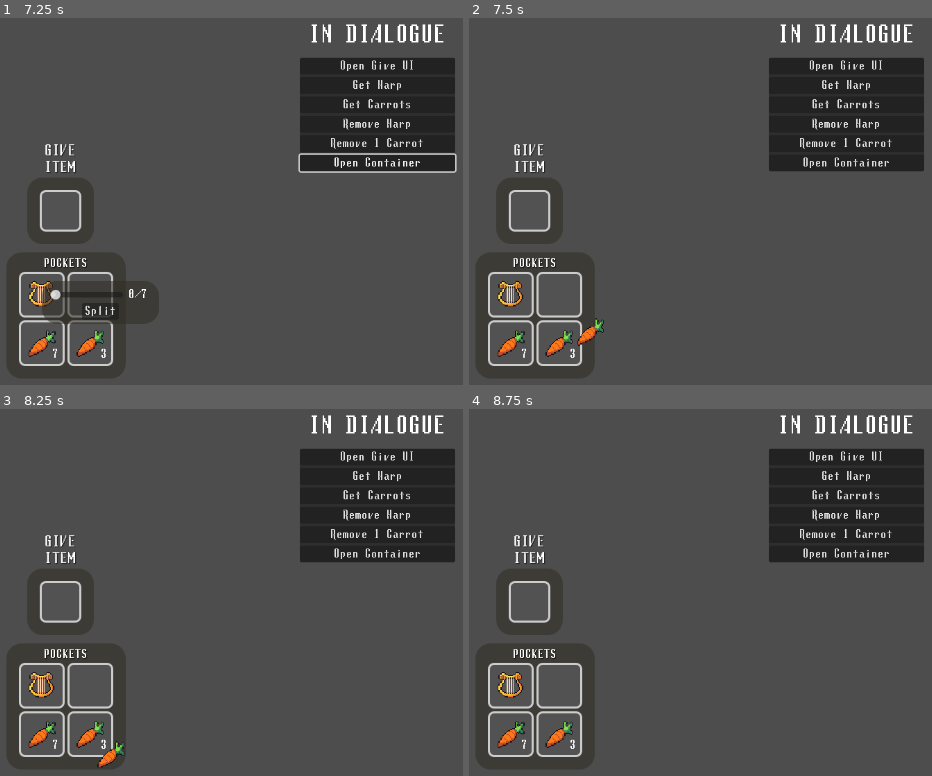
Above: before the commit, frames 1-4 (two rows, left to right).
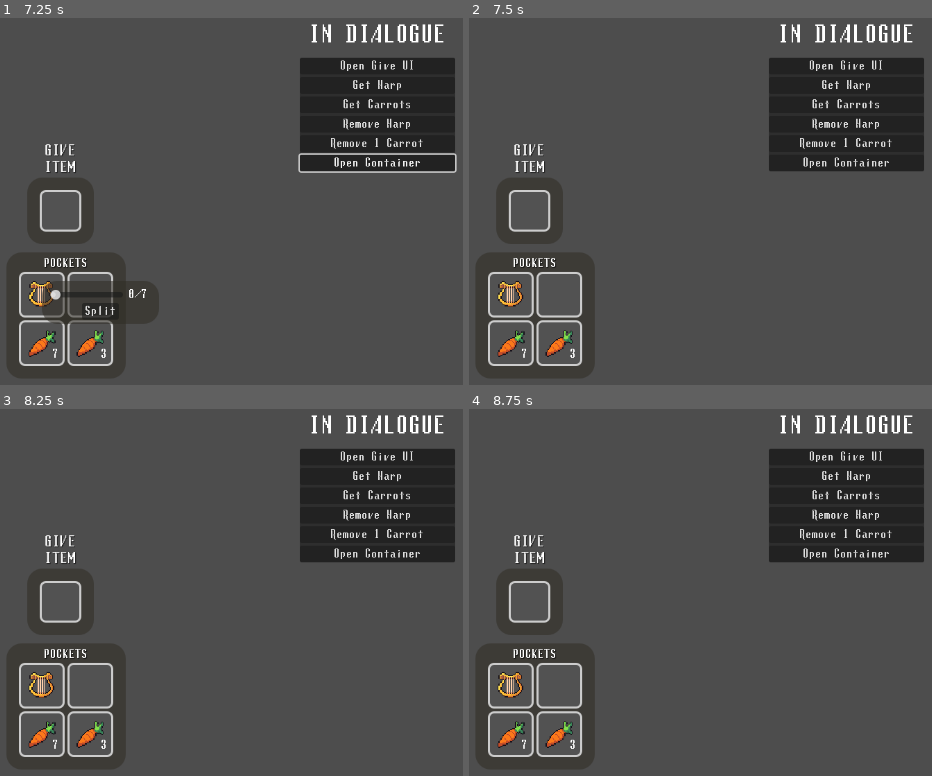
Above: after the commit, the same moments.

Repository: hamgoblin45/Fascism-Sim
Game: Godot game, scene res://Interface/inventory_ui.tscn
Two runs of this game, one before a commit and one after it. Both use one fixed random seed, a clock stepped at 60 frames per second and the inputs below.
Inputs (mouse positions are in pixels of both pictures, inside the frame that each line leads up to):
- Up to frame 1 (7.25 s): click "Open Give UI" at 0.5 s; click "Get Harp" at 1.25 s; click "Get Carrots" at 2 s; click "Remove Harp" at 2.75 s; click "Remove 1 Carrot" at 3.5 s; click "Open Container" at 4.25 s; tap Enter at 5, 6.5 s; move the mouse to (41, 293) at 5.02 s; hold Shift (shift) 5.03-5.78 s; click (41, 293) at 5.1 s; tap Space at 5.75 s; move the mouse to (92, 293) at 5.77 s; hold Escape (back) 5.78-6.53 s; tap Shift (shift) at 5.85 s; click (92, 293) at 6.05 s; move the mouse to (41, 344) at 6.52 s; hold Shift (shift) from 6.53 s (still down); click (41, 344) at 6.6 s
- Up to frame 2 (7.5 s): release Shift (shift) at 7.25 s; click "Split" at 7.25 s
- Up to frame 3 (8.25 s): tap Space at 8 s; move the mouse to (92, 735) at 8.02 s; tap Shift (shift) at 8.1 s
- Up to frame 4 (8.75 s): click (561, 735) at 8.3 s

Frame 1 is identical in both runs. In frame 2, 0.2% of the frame differs, in the area x 23-30%, y 81-90%; in frame 3, 0.2%; in frame 4, nothing differs.

Commit message:
Splitting works!

Diff:
--- a/fasc-sim-inventory-ui/Interface/inventory_slot_ui.gd
+++ b/fasc-sim-inventory-ui/Interface/inventory_slot_ui.gd
@@ -6,9 +6,8 @@
 @onready var quantity: Label = %Quantity
 
 func _ready() -> void:
-	EventBus.removing_item_from_inventory.connect(clear_slot_data)
-	EventBus.splitting_item_stack.connect(_stack_split)
-
+	#EventBus.splitting_item_stack.connect(_stack_split)
+	EventBus.inventory_item_updated.connect(_on_item_updated)
 
 func set_slot_data(new_slot_data: InventorySlotData):
 	slot_data = new_slot_data
@@ -27,35 +26,53 @@
 		quantity.hide()
 	EventBus.inventory_item_updated.emit(slot_data)
 
+func _on_item_updated(updated_slot_data: InventorySlotData):
+	# Only updates if slot is actually changed
+	if updated_slot_data == slot_data:
+		if slot_data == null or slot_data.item_data == null:
+			clear_visuals()
+		else:
+			_update_visuals()
+
+func _update_visuals():
+	item_texture.show()
+	item_texture.texture = slot_data.item_data.texture
+	if slot_data.quantity > 1 and slot_data.item_data.stackable:
+		quantity.show()
+		quantity.text = str(slot_data.quantity)
+	else:
+		quantity.hide()
+
+func clear_visuals():
+	item_texture.hide()
+	quantity.hide()
+	tooltip_text = ""
+
 
 func clear_slot_data(slot: InventorySlotData):
-	if !slot or !slot_data: return
-	if slot.item_data and slot_data.item_data and slot == slot_data:
-		print("Clear slot run on InventorySlotUI. Slot: %s" % slot)
-		slot_data = null
-		item_texture.hide()
-		quantity.hide()
-		EventBus.inventory_item_updated.emit(slot_data)
+	if slot and slot != slot_data: return # Verify this slot is the right one
 
-func _stack_split(result_slot: InventorySlotData, orig_slot: InventorySlotData):
-	if orig_slot != slot_data: return
-	print("Change quantity called on inv_slot_ui. New slot: %s, Orig Slot: %s" % [result_slot, orig_slot])
+	print("Clear slot run on InventorySlotUI. Slot: %s" % slot)
+	item_texture.texture = null
+	slot_data = null
+	clear_visuals()
+
+	EventBus.inventory_item_updated.emit(null)
+
+
+func _stack_split(result_slot: InventorySlotData, amount: int):
+	#print("Change quantity called on inv_slot_ui. New slot: %s, Orig Slot: %s" % [result_slot, orig_slot])
 	if slot_data.quantity > 1 and slot_data.item_data.stackable:
 		quantity.show()
 		quantity.text = str(slot_data.quantity)
 	elif slot_data.quantity <= 0:
 		clear_slot_data(slot_data)
-	set_slot_data(orig_slot)
 	EventBus.inventory_item_updated.emit(slot_data)
 
 
 func _on_gui_input(event: InputEvent) -> void:
 	if event is InputEventMouseButton and event.is_pressed():
-		#print("Inv slot clicked")
 		if event.button_index == MOUSE_BUTTON_LEFT:
-			#if Input.is_action_pressed("")
-			#print("left click")
 			EventBus.inventory_interacted.emit(self, slot_data, "click")
 		if event.button_index == MOUSE_BUTTON_RIGHT:
-			#print("right click")
 			EventBus.inventory_interacted.emit(self, slot_data, "r_click")
--- a/fasc-sim-inventory-ui/Interface/inventory_ui.gd
+++ b/fasc-sim-inventory-ui/Interface/inventory_ui.gd
@@ -15,6 +15,9 @@
 @onready var grabbed_item_texture: TextureRect = %GrabbedItemTexture
 @onready var grabbed_quantity: Label = %GrabbedQuantity
 @onready var grab_timer: Timer = %GrabTimer
+
+var pending_grab_slot_ui: PanelContainer = null
+var pending_grab_slot_data: InventorySlotData = null
 
 @onready var item_context_ui: PanelContainer = %ItemContextUI
 
@@ -47,46 +50,22 @@
 		"click":
 			print("Click from %s received by inventoryUI" % slot)
 			if grabbed_slot_data:
-				if grabbed_slot_data.item_data.id and slot_data.item_data.id and slot_data.item_data.stackable:
-					# Check for mergability
-					var space_left = slot_data.item_data.max_stack_size - slot_data.quantity
-					if space_left > 0:
-						var amount_to_move = min(grabbed_slot_data.quantity, space_left)
-						slot_data.quantity += amount_to_move
-						grabbed_slot_data.quantity -= amount_to_move
-
-						if grabbed_slot_data.quantity <= 0:
-							_clear_grabbed_slot()
-						else:
-							_set_grabbed_slot()
-
-						slot.set_slot_data(slot_data)
-						print("Item merge success")
+				_handle_drop_or_merge(slot, slot_data)
+			else:
+				if slot_data and slot_data.item_data:
+					if Input.is_action_pressed("shift"):
+						EventBus.open_split_stack_ui.emit(slot_data)
 						return
 
-					#if grabbed_slot_data != slot_data:
-						#print("Trying to merge grabbed slot with existing slot")
-						#if grabbed_slot_data.item_data == slot_data.item_data and slot_data.item_data.stackable:
-							#slot_data.quantity += grabbed_slot_data.quantity
-							#_clear_grabbed_slot()
-							#
-						#else:
-							#var sd = grabbed_slot_data
-							#grabbed_slot_data = slot_data
-							#slot_data = sd
-							#_set_grabbed_slot()
-						#slot.set_slot_data(slot_data)
-					#
-				#else:
-					#slot.set_slot_data(grabbed_slot_data)
-					#_clear_grabbed_slot()
-
-			else:
-				if Input.is_action_pressed("shift"):
-					EventBus.open_split_stack_ui.emit(slot_data)
-					return
-				grabbed_slot_data = slot_data
-				grab_timer.start()
+					# START GRAB PROCESS
+					pending_grab_slot_data = slot_data
+					pending_grab_slot_ui = slot
+					grab_timer.start()
+
+
+
+
+
 		"r_click":
 			print("Right Click from %s received by inventoryUI" % slot)
 			if grabbed_slot_data:
@@ -98,6 +77,8 @@
 						if grabbed_slot_data.item_data == slot_data.item_data and slot_data.item_data.stackable:
 							slot_data.quantity += 1
 							grabbed_slot_data.quantity -= 1
+							_set_grabbed_slot()
+							slot.set_slot_data(slot_data)
 
 				else:
 					print("Trying to drop a single item into an empty slot, creating slot data")
@@ -124,10 +105,40 @@
 	# Stop grabbing if click released early
 	if Input.is_action_just_released("click"):
 		print("click released")
-		if grabbed_slot_data and not grab_timer.is_stopped():
-			grabbed_slot_data = null
+		if !grab_timer.is_stopped():
 			grab_timer.stop()
+			pending_grab_slot_data = null
+			pending_grab_slot_ui = null
+
 			print("grab aborted")
+
+func _handle_drop_or_merge(slot, slot_data):
+	if slot_data and slot_data.item_data and slot_data.item_data.id == grabbed_slot_data.item_data.id and slot_data.item_data.stackable:
+		# Check for mergability
+		var space_left = slot_data.item_data.max_stack_size - slot_data.quantity
+		if space_left > 0:
+			var amount_to_move = min(grabbed_slot_data.quantity, space_left)
+			slot_data.quantity += amount_to_move
+			grabbed_slot_data.quantity -= amount_to_move
+
+			slot.set_slot_data(slot_data)
+
+			if grabbed_slot_data.quantity <= 0:
+				_clear_grabbed_slot()
+			else:
+				_set_grabbed_slot()
+			print("Item merge success")
+			return
+	else:
+		## SWAP / DROP LOGIC
+		var temp_data = slot_data
+		slot.set_slot_data(grabbed_slot_data)
+
+		if temp_data and temp_data.item_data:
+			grabbed_slot_data = temp_data
+			_set_grabbed_slot()
+		else:
+			_clear_grabbed_slot()
 
 func _add_item_to_inventory(item_to_add: InventoryItemData, qty_to_add: int):
 	if can_inventory_fit(item_to_add, qty_to_add):
@@ -215,29 +226,42 @@
 
 func _set_grabbed_slot():
 	if !grabbed_slot_data or !grabbed_slot_data.item_data:
-		print("Trying to set grabbed slot in InventoryUI but has no slot and/or item_data")
+		#print("Trying to set grabbed slot in InventoryUI but has no slot and/or item_data")
 		return
 	grabbed_slot_ui.position = get_local_mouse_position()
 	grabbed_slot_ui.show()
 	grabbed_item_texture.texture = grabbed_slot_data.item_data.texture
+
 	if grabbed_slot_data.quantity > 1 and grabbed_slot_data.item_data.stackable:
 		grabbed_quantity.show()
 		grabbed_quantity.text = str(grabbed_slot_data.quantity)
 	else:
 		grabbed_quantity.hide()
 
-	EventBus.removing_item_from_inventory.emit(grabbed_slot_data)
-
 func _clear_grabbed_slot():
 	grabbed_slot_data = null
 	grabbed_slot_ui.hide()
 
-func _on_slot_split(slot: InventorySlotData, _orig_slot_data: InventorySlotData):
+func _on_slot_split(slot: InventorySlotData, _orig_slot: InventorySlotData):
 	grabbed_slot_data = slot
+	var all_slots = pocket_slot_container.get_children()
+	all_slots.append_array(external_slot_container.get_children())
+	for slot_ui in all_slots:
+		if slot_ui.slot_data == slot:
+			slot_ui.set_slot_data(slot)
+			#break
 	_set_grabbed_slot()
 
 func _on_grab_timer_timeout() -> void:
-	_set_grabbed_slot()
+	if pending_grab_slot_data:
+		grabbed_slot_data = pending_grab_slot_data
+
+		pending_grab_slot_ui.clear_slot_data(pending_grab_slot_data)
+
+		_set_grabbed_slot()
+
+		pending_grab_slot_data = null
+		pending_grab_slot_ui = null
 
 func _set_external_inventory(inv_data: InventoryData):
 	external_inventory_data = inv_data
--- a/fasc-sim-inventory-ui/Interface/split_stack_ui.gd
+++ b/fasc-sim-inventory-ui/Interface/split_stack_ui.gd
@@ -31,10 +31,23 @@
 		hide()
 
 func _on_split_button_pressed() -> void:
+	var amount = int(split_slider.value)
+
+	if amount <= 0:
+		hide()
+		return
+
+	if amount >= slot_data.quantity:
+		amount = slot_data.quantity
+
 	var stack_data = InventorySlotData.new()
 	stack_data.item_data = slot_data.item_data
-	stack_data.quantity = split_slider.value
-	slot_data.quantity -= int(split_slider.value)
+	stack_data.quantity = amount
+
+	slot_data.quantity -= int(amount)
+
+	EventBus.inventory_item_updated.emit(slot_data)
+
 	EventBus.splitting_item_stack.emit(stack_data, slot_data)
 	hide()
 
--- a/fasc-sim-inventory-ui/Scripts/EventBus.gd
+++ b/fasc-sim-inventory-ui/Scripts/EventBus.gd
@@ -11,7 +11,7 @@
 
 signal open_item_context_menu(slot_data: InventorySlotData)
 signal open_split_stack_ui(slot_data: InventorySlotData)
-signal splitting_item_stack(slot_data: InventorySlotData, orig_slot_data: InventorySlotData)
+signal splitting_item_stack(slot_data: InventorySlotData, orig_slot: InventorySlotData)
 
 signal using_item(slot_data: InventorySlotData)
 signal item_used(slot_data: InventorySlotData)
